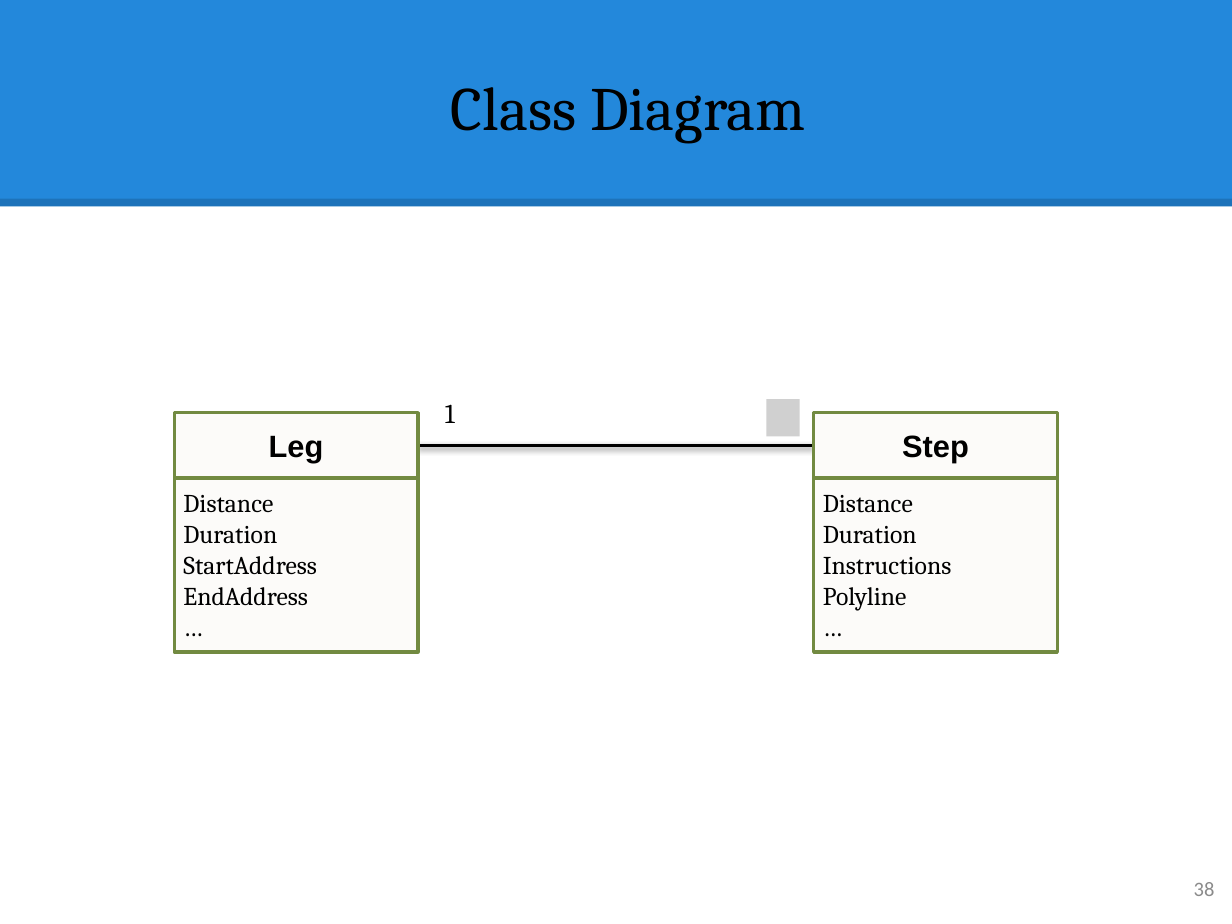
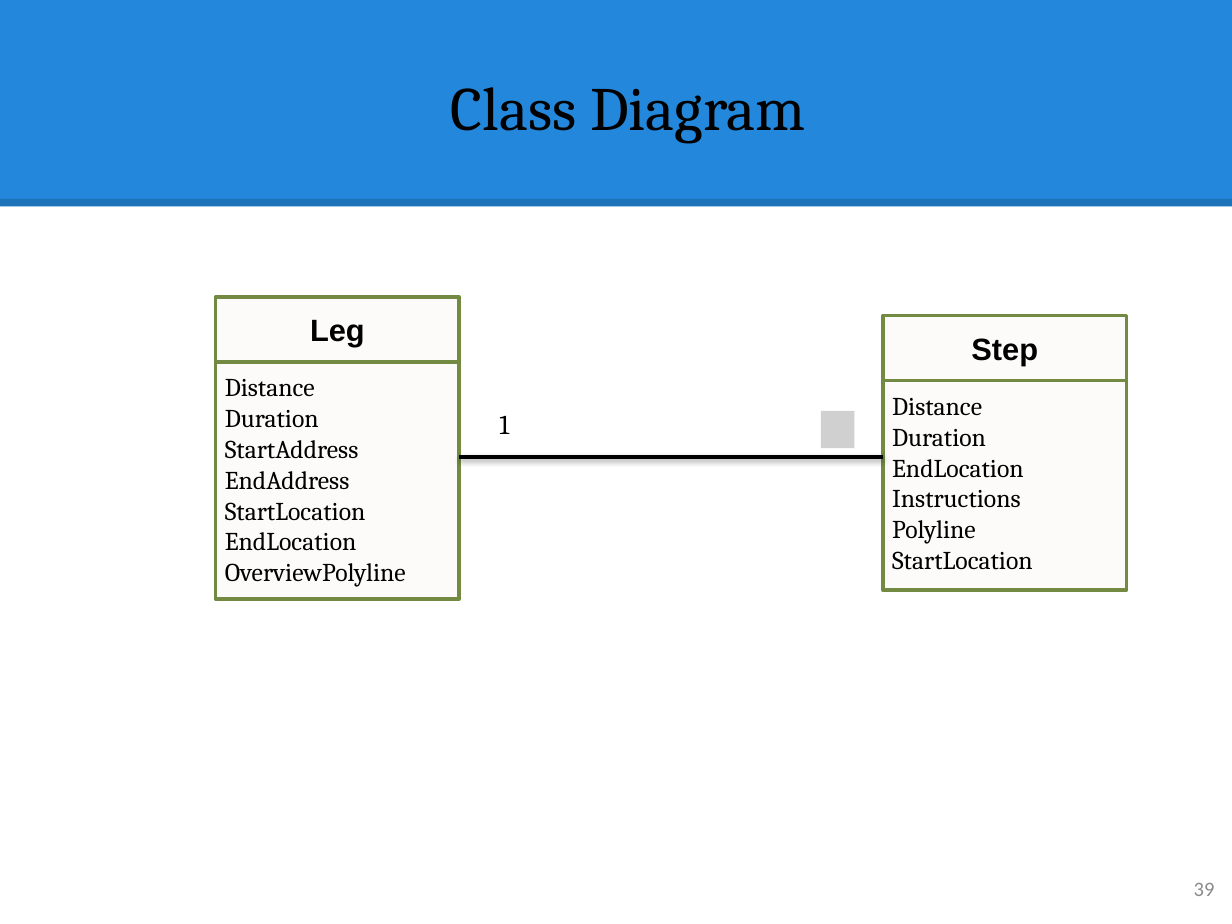
Before and after one commit to hqt/street-router, a slide deck: slide 39 of Document/presentation/ngoan/5 search motorbike.pptx (slide 38 before the commit). Drawn at 1232x924 pixels with LibreOffice and Linux fonts; fonts in the diff are those of the drawing; grey boxes stand for pictures. Boxes give left, top, right and bottom in pixels: in the first picture for what was removed or moved away, otherwise in the second. Text is boxed around its words. In the diff, an @@ line names an element or a change of style, - is before the commit and + after.

```diff
--- a/Document/presentation/ngoan/5 search motorbike.pptx
+++ b/Document/presentation/ngoan/5 search motorbike.pptx
@@ rectangle "Leg": place and size @@
-rectangle "Leg" at [174, 413, 418, 478]
+rectangle "Leg" at [216, 297, 460, 362]
@@ rectangle "Step": place and size @@
-rectangle "Step" at [813, 413, 1057, 478]
+rectangle "Step" at [883, 315, 1127, 381]
@@ rectangle "Distance": place and size @@
-rectangle "Distance" at [174, 478, 418, 652]
+rectangle "Distance" at [216, 362, 460, 599]
@@ rectangle "Distance": place and size @@
-rectangle "Distance" at [813, 478, 1057, 652]
+rectangle "Distance" at [883, 381, 1127, 590]
@@ text "1": place and size @@
-text "1" at [445, 404, 455, 423]
+text "1" at [499, 415, 509, 434]
@@ picture removed at [766, 399, 800, 436] @@
@@ picture added at [821, 410, 854, 447] @@
@@ line moved from (418, 446) - (813, 446) to (460, 457) - (883, 457) @@
@@ text in rectangle at [892, 459, 1024, 478]: paragraph added @@
+EndLocation
@@ text in rectangle at [225, 502, 406, 587]: text changed @@
-…
+StartLocation
+EndLocation
+OverviewPolyline
@@ text in rectangle at [892, 551, 1033, 570]: text changed @@
-…
+StartLocation
@@ page number at [1194, 883, 1215, 896]: text changed @@
-38
+39
```
Also in this commit, not shown: 14 other slides changed, 15 slides added, 5 slides removed.
